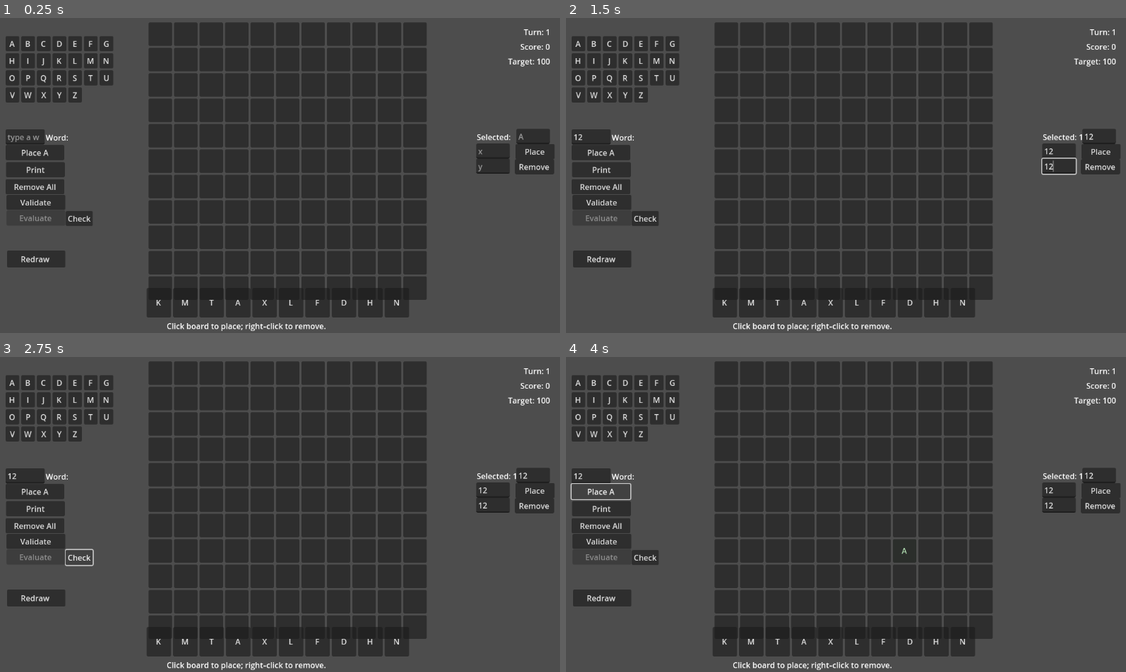
Above: before the commit, frames 1-4 (two rows, left to right).
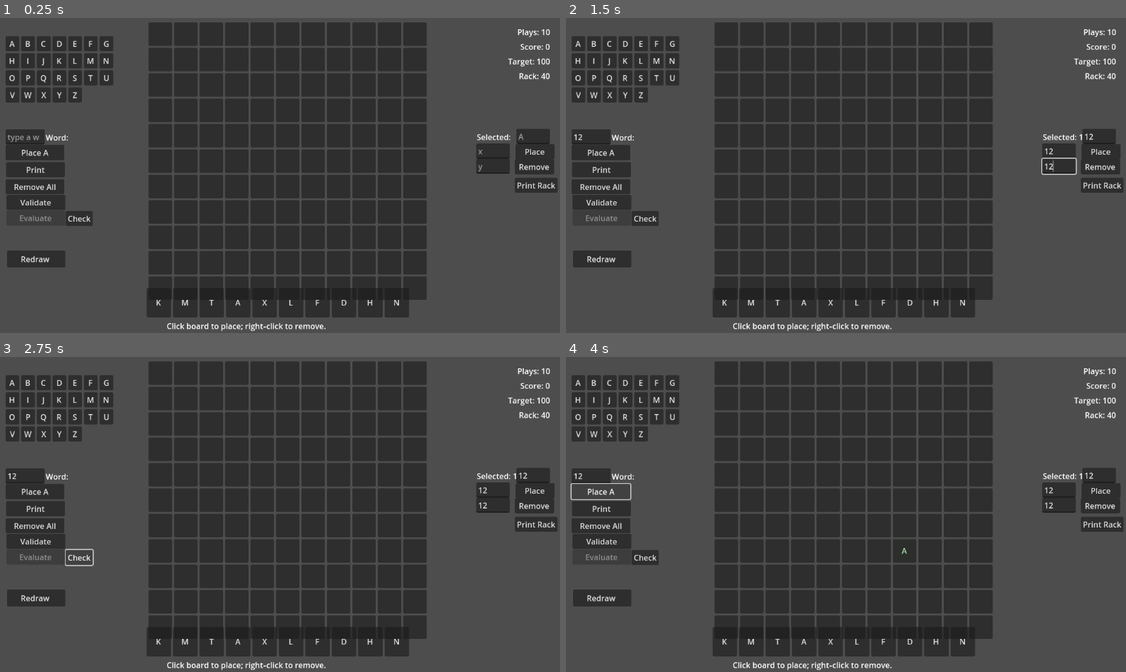
Above: after the commit, the same moments.

Repository: rcmilan/godot-scrabblerabble
Game: Godot game, scene res://scenes/debug/Debug.tscn
Two runs of this game, one before a commit and one after it. Both use one fixed random seed, a clock stepped at 60 frames per second and the inputs below.
Inputs (mouse positions are in pixels of both pictures, inside the frame that each line leads up to):
- Up to frame 1 (0.25 s): no input
- Up to frame 2 (1.5 s): click (588, 137) at 0.52 s; type "12" at 0.6 s; click (1098, 137) at 0.75 s; type "12" at 0.83 s; click (1058, 150) at 0.98 s; type "12" at 1.07 s; click (1058, 166) at 1.27 s; type "12" at 1.35 s
- Up to frame 3 (2.75 s): click "Check" at 2 s
- Up to frame 4 (4 s): click "Validate" at 2.75 s; click "Place A" at 3.5 s

The runs differ from the first frame. In frame 1, 0.5% of the frame differs, in the area x 91-100%, y 3-56%; in frame 2, 0.5%; in frame 3, 0.5%; in frame 4, 0.5%.

Commit message:
feat(hand-round): added rack tile count tracking/display and print rack state button

Diff:
--- a/autoload/event_bus.gd
+++ b/autoload/event_bus.gd
@@ -9,3 +9,4 @@
 signal score_updated(new_score)
 signal hand_letter_selected(letter)
 signal hand_tile_selected(tile_node)
+signal tiles_committed(tile_count)
--- a/autoload/tile_bag.gd
+++ b/autoload/tile_bag.gd
@@ -1,8 +1,12 @@
 extends Node
 
 # TileBag: Generates and provides letter tiles.
+# Tracks both the active tile pool and discarded tiles for round-based gameplay.
 
 signal tiles_drawn(new_tiles)
+signal tiles_discarded(discarded_tiles)
+signal hand_refilled(refill_count)
+signal rack_count_changed(total_count)
 
 # Letter distribution: vowels (A,E,I,O,U) = 3 copies, common letters = 2 copies, high-point letters = 1 copy
 # Point values remain standard Scrabble-like scoring
@@ -17,6 +21,7 @@
 }
 
 var _tile_pool = []
+var _discarded_tiles = []  # Tiles that have been discarded this round
 
 func _ready():
 	_initialize_tile_pool()
@@ -42,6 +47,7 @@
 		drawn_tiles.append(_tile_pool.pop_front())
 
 	emit_signal("tiles_drawn", drawn_tiles)
+	emit_signal("rack_count_changed", _tile_pool.size())
 	return drawn_tiles
 
 
@@ -51,8 +57,35 @@
 		if t != null:
 			_tile_pool.append(t)
 	_tile_pool.shuffle()
+	emit_signal("rack_count_changed", _tile_pool.size())
+
+func discard_tiles(tiles: Array) -> void:
+	# Discard tiles - they go to discard pile, not back to the active pool.
+	# Discarded tiles are removed from play for the current round.
+	for t in tiles:
+		if t != null:
+			_discarded_tiles.append(t)
+	emit_signal("tiles_discarded", tiles)
+	print("[tile_bag] Discarded ", tiles.size(), " tiles. Discard pile: ", _discarded_tiles.size())
 
 func get_remaining_tile_count() -> int:
 	return _tile_pool.size()
 
-# TODO: Add functionality to return tiles to the bag if needed.
+func get_discarded_tile_count() -> int:
+	return _discarded_tiles.size()
+
+func get_tile_counts_by_letter() -> Dictionary:
+	# Returns a dictionary with letter counts currently in the rack (tile pool)
+	var counts = {}
+	for tile in _tile_pool:
+		if tile and tile.letter:
+			if not counts.has(tile.letter):
+				counts[tile.letter] = 0
+			counts[tile.letter] += 1
+	return counts
+
+func reset_round() -> void:
+	# Reset for a new round: return discarded tiles to pool and reinitialize.
+	print("[tile_bag] Resetting round. Returning ", _discarded_tiles.size(), " discarded tiles to pool.")
+	_initialize_tile_pool()
+	emit_signal("rack_count_changed", _tile_pool.size())
--- a/scenes/debug/PlacementPanel.tscn
+++ b/scenes/debug/PlacementPanel.tscn
@@ -71,3 +71,12 @@
 offset_right = -10.0
 offset_bottom = 73.0
 text = "Remove"
+
+[node name="PlaceRow#PrintRack" type="Button" parent="."]
+custom_minimum_size = Vector2(80, 20)
+layout_mode = 0
+offset_left = -90.0
+offset_top = 80.0
+offset_right = -10.0
+offset_bottom = 111.0
+text = "Print Rack"
--- a/scenes/ui/HUD.tscn
+++ b/scenes/ui/HUD.tscn
@@ -14,7 +14,7 @@
 offset_right = -20.0
 offset_bottom = 43.0
 grow_horizontal = 0
-text = "Turn: 1"
+text = "Plays: 10"
 horizontal_alignment = 2
 
 [node name="ScoreLabel" type="Label" parent="."]
@@ -41,6 +41,18 @@
 text = "Target: 100"
 horizontal_alignment = 2
 
+[node name="RackLabel" type="Label" parent="."]
+anchors_preset = 1
+anchor_left = 1.0
+anchor_right = 1.0
+offset_left = -120.0
+offset_top = 110.0
+offset_right = -20.0
+offset_bottom = 133.0
+grow_horizontal = 0
+text = "Rack: 50"
+horizontal_alignment = 2
+
 [node name="GameOverLabel" type="Label" parent="."]
 anchors_preset = 8
 anchor_left = 0.5
--- a/scenes/ui/hud.gd
+++ b/scenes/ui/hud.gd
@@ -3,31 +3,60 @@
 # HUD: Displays game information like score, turn, etc.
 
 # Node references (to be assigned in the editor)
-@onready var turn_label: Label = $TurnLabel
+@onready var plays_label: Label = $TurnLabel  # Reusing TurnLabel as PlaysLabel
 @onready var score_label: Label = $ScoreLabel
 @onready var target_label: Label = $TargetLabel
+@onready var rack_label: Label = $RackLabel
 @onready var game_over_label: Label = $GameOverLabel
 
 func _ready():
-	EventBus.connect("turn_started", Callable(self, "_on_turn_started"))
 	EventBus.connect("score_updated", Callable(self, "_on_score_updated"))
-	EventBus.connect("game_over", Callable(self, "_on_game_over"))
+
+	# Connect to TileBag for rack count updates
+	if TileBag:
+		TileBag.connect("rack_count_changed", Callable(self, "_on_rack_count_changed"))
+		# Set initial rack count
+		_on_rack_count_changed(TileBag.get_remaining_tile_count())
 
 	game_over_label.hide()
 
-func _on_turn_started(turn_number: int):
-	turn_label.text = "Turn: %d" % turn_number
+	# Find and connect to round manager if it exists
+	call_deferred("_connect_round_manager")
+
+func _connect_round_manager():
+	var word_test = get_tree().get_current_scene().get_node_or_null("WordTest")
+	if word_test:
+		var rm = word_test.get_node_or_null("RoundManager")
+		if rm:
+			rm.connect("round_started", Callable(self, "_on_round_started"))
+			rm.connect("play_completed", Callable(self, "_on_play_completed"))
+			rm.connect("game_won", Callable(self, "_on_game_won"))
+			rm.connect("game_lost", Callable(self, "_on_game_lost"))
+			print("[hud] Connected to RoundManager")
+			# Initial display
+			_on_round_started(rm.get_current_round())
+			_on_play_completed(rm.get_plays_remaining())
+			set_target_score(rm.get_target_score())
+
+func _on_round_started(round_number: int):
 	game_over_label.hide()
+
+func _on_play_completed(plays_remaining: int):
+	plays_label.text = "Plays: %d" % plays_remaining
 
 func _on_score_updated(new_score: int):
 	score_label.text = "Score: %d" % new_score
 
-func _on_game_over(final_score: int, did_win: bool):
+func _on_rack_count_changed(count: int):
+	rack_label.text = "Rack: %d" % count
+
+func _on_game_won():
 	game_over_label.show()
-	if did_win:
-		game_over_label.text = "You Win!\nFinal Score: %d" % final_score
-	else:
-		game_over_label.text = "Game Over\nFinal Score: %d" % final_score
+	game_over_label.text = "You Win!\nTarget Reached!"
+
+func _on_game_lost():
+	game_over_label.show()
+	game_over_label.text = "Game Over\nOut of Plays"
 
 func set_target_score(target: int):
 	target_label.text = "Target: %d" % target
--- a/scripts/debug/word_test.gd
+++ b/scripts/debug/word_test.gd
@@ -34,6 +34,8 @@
 var scoring = null
 var BoardViewClass = preload("res://scripts/ui/board_view.gd")
 var board_view = null
+var RoundManagerClass = preload("res://scripts/logic/round_manager.gd")
+var round_manager = null
 
 var last_overall_valid: bool = false
 var last_valid_ranges: Array = []
@@ -49,6 +51,12 @@
 	# scoring instance (add as child so its _ready runs and it can add its helpers)
 	scoring = ScoringClass.new()
 	add_child(scoring)
+
+	# round manager for gameplay loop
+	round_manager = RoundManagerClass.new()
+	add_child(round_manager)
+	round_manager.start_round(1, 100, 10)  # Round 1, target 100, 10 plays
+
 	# Ensure Debug UI (editor scene) is available before choosing the BoardView.
 	_create_debug_ui()
 
@@ -254,6 +262,28 @@
 func _on_print_board() -> void:
 	print_board()
 
+func _on_print_rack_pressed() -> void:
+	# Print current rack state to debug console
+	if not TileBag:
+		print("[word_test] TileBag not available")
+		return
+
+	var total_count = TileBag.get_remaining_tile_count()
+	var discard_count = TileBag.get_discarded_tile_count()
+	var tile_counts = TileBag.get_tile_counts_by_letter()
+
+	print("=== RACK STATE ===")
+	print("Total tiles in rack: ", total_count)
+	print("Discarded tiles: ", discard_count)
+	print("Tiles by letter:")
+
+	# Sort letters alphabetically for consistent output
+	var letters = tile_counts.keys()
+	letters.sort()
+	for letter in letters:
+		print("  ", letter, ": ", tile_counts[letter])
+	print("==================")
+
 
 func _on_place_button_pressed() -> void:
 	var letter_node = _find_debug("LetterInput")
@@ -337,6 +367,32 @@
 		eval_btn.disabled = true
 	if board_view:
 		board_view.show_combined_grid(board.get_combined_grid_view(), board.get_temp_positions())
+
+
+func _on_discard_pressed() -> void:
+	# Discard the currently selected tile (if any) and draw a replacement.
+	if not selected_hand_tile:
+		print("[word_test] No tile selected to discard")
+		return
+
+	# Check if the selected tile is already placed on board
+	if selected_hand_tile in hand_tile_to_pos:
+		print("[word_test] Cannot discard - tile is placed on board. Remove it first.")
+		return
+
+	var hand_node = _find_debug("Hand")
+	if hand_node and hand_node.has_method("discard_selected_tile"):
+		var discarded = hand_node.discard_selected_tile(selected_hand_tile)
+		if discarded:
+			selected_hand_tile = null
+			# Refill immediately
+			if hand_node.has_method("refill_hand"):
+				var refilled = hand_node.refill_hand()
+				print("[word_test] Discarded tile and drew ", refilled, " replacement(s)")
+		else:
+			print("[word_test] Failed to discard tile")
+	else:
+		print("[word_test] Hand node or discard method not found")
 
 
 func _on_redraw_hand_pressed() -> void:
@@ -381,10 +437,40 @@
 	EventBus.score_updated.emit(current_score)
 	print("[word_test] turn score: ", turn_score, " | total score: ", current_score)
 
+	# Count how many tiles were used (for refill)
+	var tiles_used = pos_to_hand_tile.size()
+	print("[word_test] Committing ", tiles_used, " tiles to board")
+
 	# Commit temp tiles as the score is being accepted (use turn 0 for debug)
 	board.commit_temp_tiles(0)
 	print("[word_test] committed temp tiles")
 	print_board()
+
+	# Remove committed tiles from hand (they're now on the board permanently)
+	# Note: We don't return them to bag or discard - they stay on board
+	for tile_node in pos_to_hand_tile.values():
+		if is_instance_valid(tile_node):
+			# Remove from hand's internal tracking
+			var hand_node = _find_debug("Hand")
+			if hand_node and hand_node.has_method("remove_one_tile_by_node"):
+				hand_node.remove_one_tile_by_node(tile_node)
+
+	# Clear mappings
+	pos_to_hand_tile.clear()
+	hand_tile_to_pos.clear()
+	selected_hand_tile = null
+
+	# Refill hand from tile bag
+	var hand_node = _find_debug("Hand")
+	if hand_node and hand_node.has_method("refill_hand"):
+		var refilled = hand_node.refill_hand()
+		print("[word_test] Refilled ", refilled, " tiles to hand")
+		EventBus.tiles_committed.emit(tiles_used)
+
+	# Notify round manager of completed play
+	if round_manager:
+		round_manager.complete_play(turn_score, current_score)
+
 	# Clear last validation
 	last_overall_valid = false
 	last_valid_ranges = []
@@ -681,9 +767,11 @@
 	_connect_pressed(ui_root, "Validate", "_on_validate_hello")
 	_connect_pressed(ui_root, "PlaceA", "_on_place_A")
 	_connect_pressed(ui_root, "Print", "_on_print_board")
+	_connect_pressed(ui_root, "PrintRack", "_on_print_rack_pressed")
 	_connect_pressed(ui_root, "RemoveAll", "_on_remove_all_pressed")
 	_connect_pressed(ui_root, "EvaluateBtn", "_on_evaluate_pressed")
 	_connect_pressed(ui_root, "Redraw", "_on_redraw_hand_pressed")
+	_connect_pressed(ui_root, "Discard", "_on_discard_pressed")
 	# Placement controls
 	_connect_pressed(ui_root, "Place", "_on_place_button_pressed")
 	_connect_pressed(ui_root, "Remove", "_on_remove_button_pressed")
--- a/scripts/hand/hand.gd
+++ b/scripts/hand/hand.gd
@@ -62,6 +62,59 @@
 		return true
 	return false
 
+func refill_hand() -> int:
+	# Draw tiles from TileBag to fill hand back to HAND_SIZE.
+	# Returns the number of tiles drawn.
+	var current_size = _tiles_nodes.size()
+	if current_size >= HAND_SIZE:
+		print("[hand] Hand is already full (", current_size, "/", HAND_SIZE, ")")
+		return 0
+
+	var needed = HAND_SIZE - current_size
+	if not TileBag:
+		print("[hand] TileBag not available for refill")
+		return 0
+
+	var drawn = TileBag.draw_tiles(needed)
+	print("[hand] Refilling hand: need ", needed, ", drew ", drawn.size())
+
+	for m in drawn:
+		var tnode = TileScene.instantiate()
+		if tnode and tnode.has_method("set_tile_data"):
+			if not tnode.is_connected("tile_selected", Callable(self, "_on_tile_selected")):
+				tnode.connect("tile_selected", Callable(self, "_on_tile_selected"))
+			add_child(tnode)
+			tnode.set_tile_data(m)
+			_tiles_nodes.append(tnode)
+			_tile_models.append(m)
+
+	print("[hand] Refilled ", drawn.size(), " tiles. Hand now: ", _tiles_nodes.size())
+	return drawn.size()
+
+func get_current_hand_size() -> int:
+	return _tiles_nodes.size()
+
+func discard_selected_tile(tile_node) -> bool:
+	# Discard a specific tile from hand to the discard pile (via TileBag).
+	# Returns true if successfully discarded.
+	if not tile_node or not tile_node in _tiles_nodes:
+		print("[hand] Cannot discard - tile not in hand")
+		return false
+
+	var idx = _tiles_nodes.find(tile_node)
+	var tile_model = null
+	if idx >= 0 and idx < _tile_models.size():
+		tile_model = _tile_models[idx]
+
+	if tile_model and TileBag and TileBag.has_method("discard_tiles"):
+		TileBag.discard_tiles([tile_model])
+		remove_one_tile_by_node(tile_node)
+		print("[hand] Discarded tile: ", tile_model.letter)
+		return true
+	else:
+		print("[hand] Failed to discard tile")
+		return false
+
 func _on_tile_selected(tile_node):
 	# Tile already emits to EventBus directly in tile.gd select() method
 	# This handler is kept for potential future Hand-specific logic
--- /dev/null
+++ b/scripts/logic/round_manager.gd
@@ -0,0 +1,64 @@
+extends Node
+
+# RoundManager: Tracks round/stage state and progression.
+# Manages the gameplay loop: plays per round, score targets, win/loss conditions.
+
+signal round_started(round_number)
+signal round_ended(round_number, success)
+signal play_completed(plays_remaining)
+signal game_won()
+signal game_lost()
+
+const DEFAULT_PLAYS_PER_ROUND = 10
+const DEFAULT_TARGET_SCORE = 100
+
+var current_round: int = 1
+var plays_remaining: int = DEFAULT_PLAYS_PER_ROUND
+var target_score: int = DEFAULT_TARGET_SCORE
+var plays_per_round: int = DEFAULT_PLAYS_PER_ROUND
+
+func _ready():
+	print("[round_manager] Ready - Round ", current_round, ", Plays: ", plays_remaining, ", Target: ", target_score)
+	emit_signal("round_started", current_round)
+
+func start_round(round_num: int = 1, target: int = DEFAULT_TARGET_SCORE, plays: int = DEFAULT_PLAYS_PER_ROUND):
+	current_round = round_num
+	target_score = target
+	plays_per_round = plays
+	plays_remaining = plays
+	print("[round_manager] Starting round ", current_round, " with target ", target_score, " and ", plays_remaining, " plays")
+	emit_signal("round_started", current_round)
+
+func complete_play(score_earned: int, current_total_score: int) -> void:
+	# Called after a successful evaluate/commit
+	plays_remaining -= 1
+	print("[round_manager] Play completed. Plays remaining: ", plays_remaining, " | Score: ", current_total_score, "/", target_score)
+	emit_signal("play_completed", plays_remaining)
+
+	# Check win condition
+	if current_total_score >= target_score:
+		print("[round_manager] TARGET REACHED! Round won!")
+		emit_signal("round_ended", current_round, true)
+		emit_signal("game_won")
+		return
+
+	# Check loss condition
+	if plays_remaining <= 0:
+		print("[round_manager] Out of plays. Round failed.")
+		emit_signal("round_ended", current_round, false)
+		emit_signal("game_lost")
+		return
+
+func reset_round() -> void:
+	# Reset for retry or next round
+	plays_remaining = plays_per_round
+	print("[round_manager] Round reset. Plays: ", plays_remaining)
+
+func get_plays_remaining() -> int:
+	return plays_remaining
+
+func get_target_score() -> int:
+	return target_score
+
+func get_current_round() -> int:
+	return current_round
Not shown, added: scripts/logic/round_manager.gd.uid
